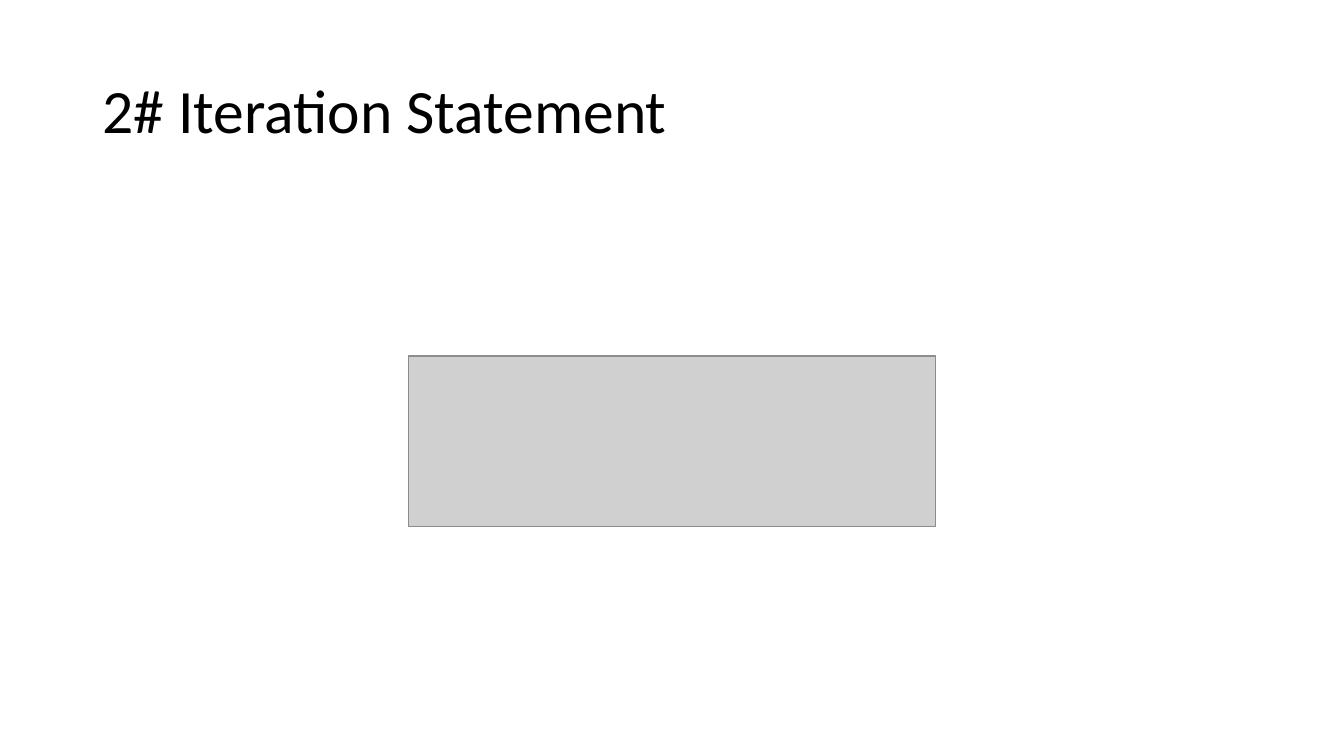
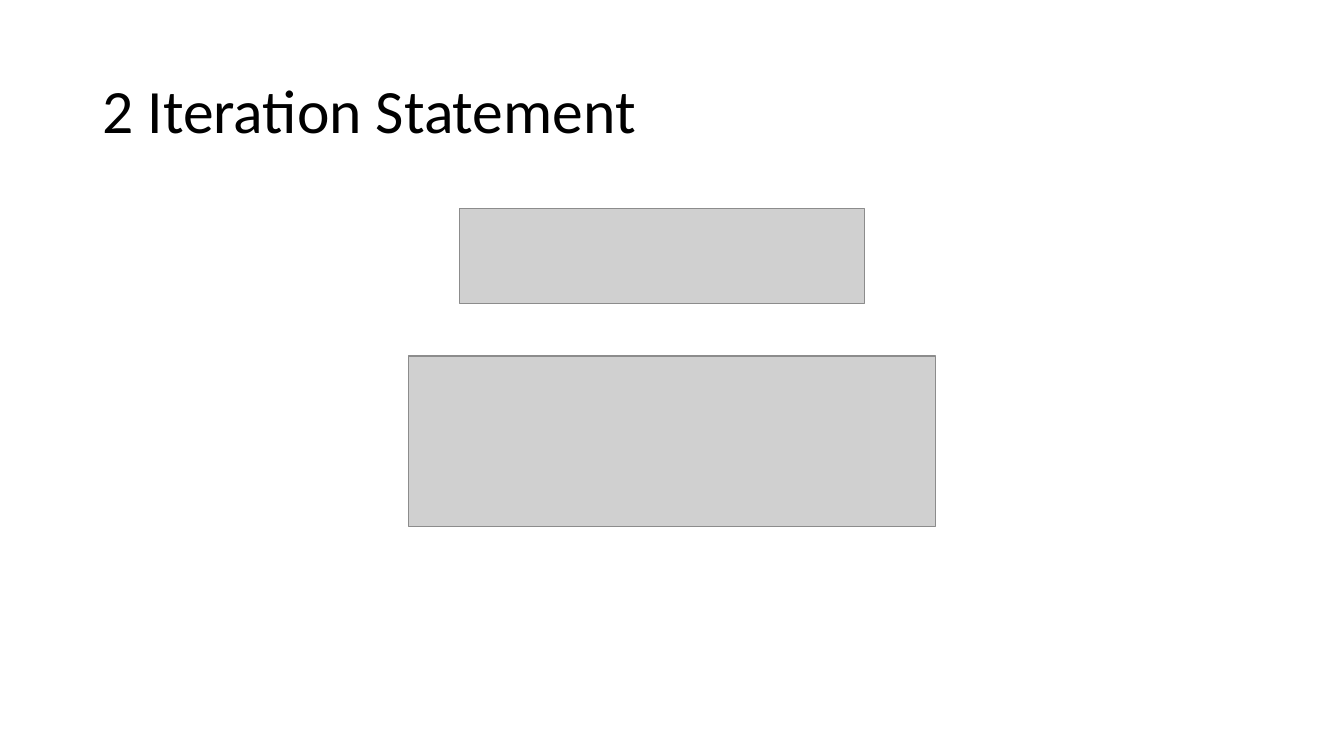
Before and after one commit to KeaganErasmus/BCDE222-C-, a slide deck: slide 3 of Assessment1/Assessment1.pptx. Drawn at 1344x756 pixels with LibreOffice and Linux fonts; fonts in the diff are those of the drawing; grey boxes stand for pictures. Boxes give left, top, right and bottom in pixels: in the first picture for what was removed or moved away, otherwise in the second. Text is boxed around its words. In the diff, an @@ line names an element or a change of style, - is before the commit and + after.

```diff
--- a/Assessment1/Assessment1.pptx
+++ b/Assessment1/Assessment1.pptx
@@ title at (x1=102, y1=90, x2=636, y2=134): text changed @@
-2# Iteration Statement
+2 Iteration Statement
@@ picture added at (x1=460, y1=209, x2=865, y2=303) @@
```
Also in this commit, not shown: 4 other slides changed, 10 slides added, 7 other files.
